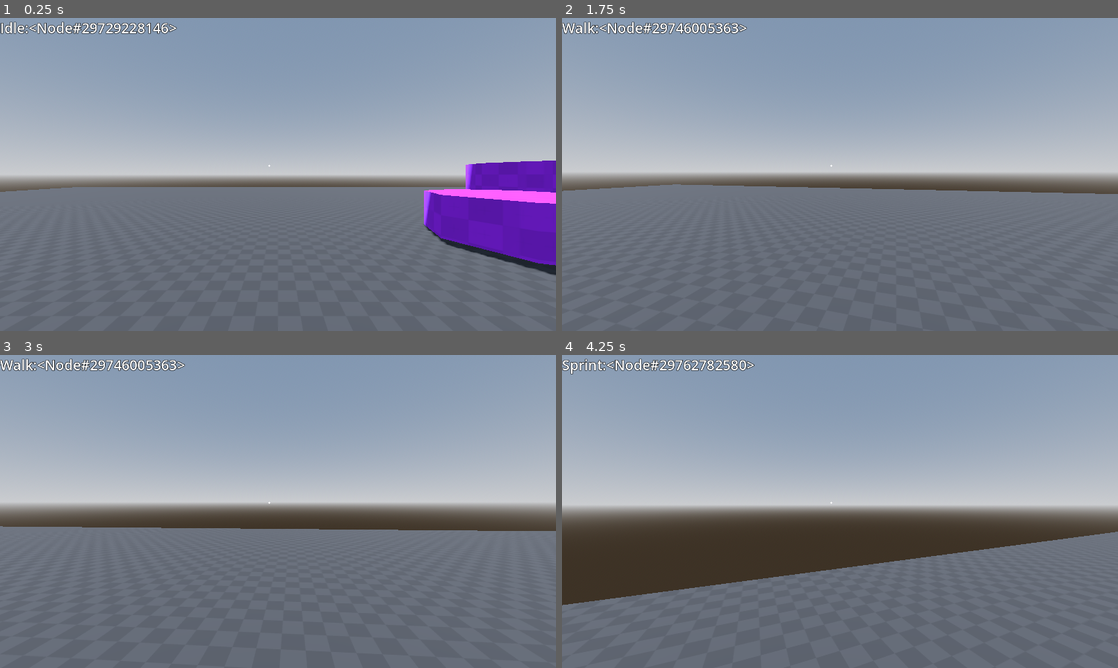
Above: before the commit, frames 1-4 (two rows, left to right).
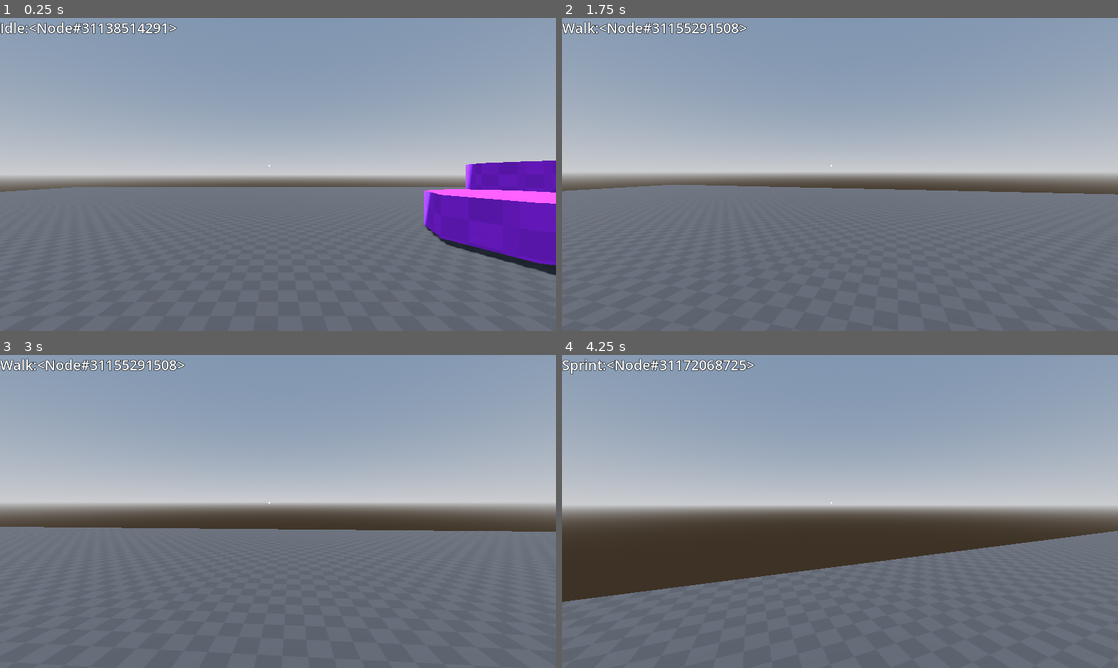
Above: after the commit, the same moments.

Repository: Wet-Hands/Libre-FPS
Game: Godot game, scene res://test_world.tscn
Same seed, same stepped clock (60 frames per second), same inputs: the game is played once before the commit and once after it.
Inputs (mouse positions are in pixels of both pictures, inside the frame that each line leads up to):
- Up to frame 1 (0.25 s): no input
- Up to frame 2 (1.75 s): tap Enter at 0.5 s; move the mouse to (867, 174) at 0.52 s; hold Ctrl (sprint) 0.53-1.28 s; hold W (move_forward) from 0.53 s (still down); tap Space (jump) at 0.77, 1.52 s; move the mouse to (812, 174) at 1.27 s; tap Ctrl (sprint) at 1.35 s
- Up to frame 3 (3 s): keep holding W (move_forward); move the mouse to (289, 505) at 2.02 s; hold Ctrl (sprint) 2.03-2.78 s; move the mouse to (272, 517) at 2.77 s; tap Ctrl (sprint) at 2.85 s
- Up to frame 4 (4.25 s): keep holding W (move_forward); tap Space (jump) at 3.02, 3.77 s; move the mouse to (878, 514) at 3.52 s; hold Ctrl (sprint) from 3.53 s (still down)

The runs differ from the first frame. In frame 1, 0.4% of the frame differs, in the area x 14-31%, y 1-6%; in frame 2, 0.4%; in frame 3, 0.4%; in frame 4, 1.0%, in the area x 0-100%, y 1-80%.

Commit message:
Falling State Added
Very Poor

Diff:
--- a/player/player.tscn
+++ b/player/player.tscn
@@ -7,6 +7,7 @@
 [ext_resource type="Script" uid="uid://d3knebo4nnwlq" path="res://player/scripts/movement_states/walk_state.gd" id="4_yw30f"]
 [ext_resource type="Script" uid="uid://crhibitlm1kb4" path="res://player/scripts/movement_states/sprint_state.gd" id="5_g6k8r"]
 [ext_resource type="Script" uid="uid://cqvt0si7skyun" path="res://player/scripts/state.gd" id="5_qjkh3"]
+[ext_resource type="Script" uid="uid://bgw0erdybwy1d" path="res://player/scripts/movement_states/falling_state.gd" id="8_rgyib"]
 
 [sub_resource type="CapsuleShape3D" id="CapsuleShape3D_kqu6x"]
 
@@ -160,3 +161,7 @@
 [node name="Crouch" type="Node" parent="MovementStateMachine"]
 script = ExtResource("5_qjkh3")
 metadata/_custom_type_script = "uid://cqvt0si7skyun"
+
+[node name="Falling" type="Node" parent="MovementStateMachine"]
+script = ExtResource("8_rgyib")
+metadata/_custom_type_script = "uid://cqvt0si7skyun"
--- /dev/null
+++ b/player/scripts/movement_states/falling_state.gd
@@ -0,0 +1,7 @@
+extends State
+
+func update(delta : float) -> void:
+	player.update_movement(player.speed_default, delta)
+
+	if player.is_on_floor():
+		state_machine.update_state("idle")
--- a/player/scripts/movement_states/idle_state.gd
+++ b/player/scripts/movement_states/idle_state.gd
@@ -8,5 +8,8 @@
 	if player.velocity.length() > 0.0 && player.is_on_floor():
 		state_machine.update_state("walk")
 
+	if player.velocity.y < -3.0 && !player.is_on_floor():
+		state_machine.update_state("falling")
+
 	#Player "Moves"
 	player.update_movement(player.speed_default, _delta)
--- a/player/scripts/movement_states/sprint_state.gd
+++ b/player/scripts/movement_states/sprint_state.gd
@@ -14,5 +14,8 @@
 	if Input.is_action_just_released("sprint"):
 		state_machine.update_state("walk")
 
+	if player.velocity.y < -3.0 && !player.is_on_floor():
+		state_machine.update_state("falling")
+
 	#Player Walks at Sprint Speed
 	player.update_movement(player.speed_sprint, _delta)
--- a/player/scripts/movement_states/walk_state.gd
+++ b/player/scripts/movement_states/walk_state.gd
@@ -15,5 +15,8 @@
 	if Input.is_action_pressed("sprint"):
 		state_machine.update_state("sprint")
 
+	if player.velocity.y < -3.0 && !player.is_on_floor():
+		state_machine.update_state("falling")
+
 	#Player Walks at Walk Speed
 	player.update_movement(player.speed_default, _delta)
Not shown: 1 places in player/player.tscn that only renumber resources
Not shown, added: player/scripts/movement_states/falling_state.gd.uid
